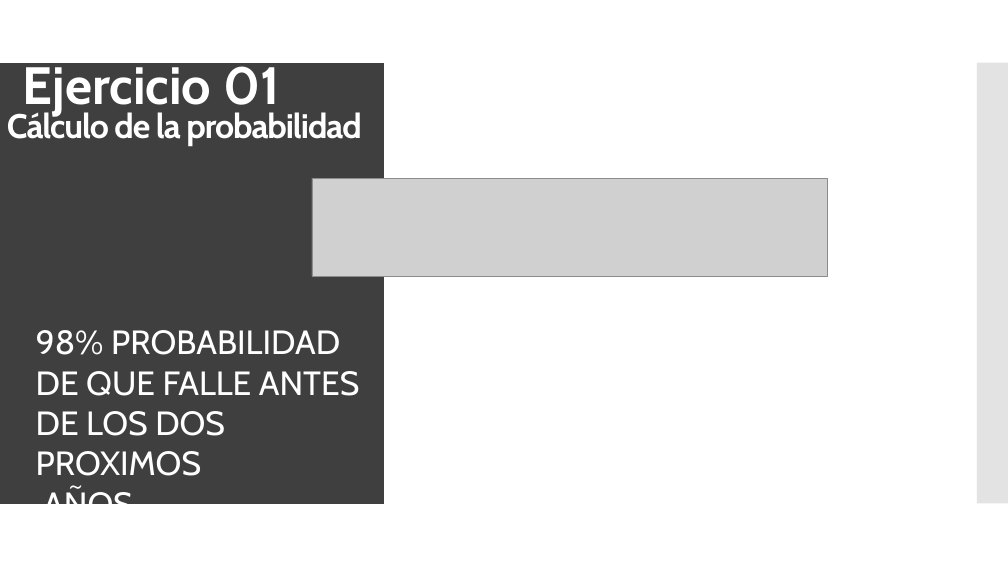
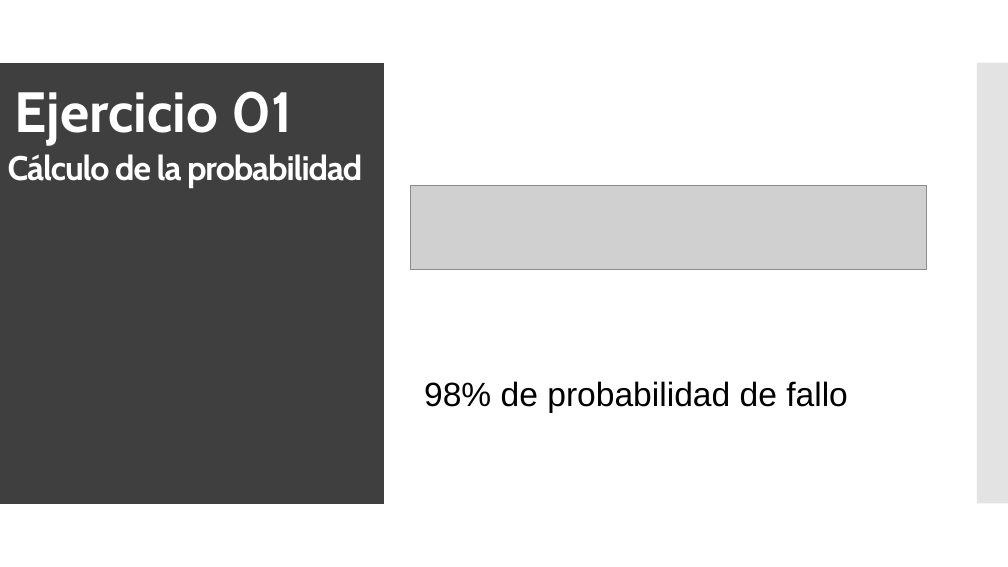
Before and after one commit to Juanfragar/Fiabilidad-y-gestion-de-riesgos, a slide deck: slide 4 of Práctica 3/PRESENTACION.pptx. Drawn at 1008x567 pixels with LibreOffice and Linux fonts; fonts in the diff are those of the drawing; grey boxes stand for pictures. Boxes give left, top, right and bottom in pixels: in the first picture for what was removed or moved away, otherwise in the second. Text is boxed around its words. In the diff, an @@ line names an element or a change of style, - is before the commit and + after.

```diff
--- a/Práctica 3/PRESENTACION.pptx
+++ b/Práctica 3/PRESENTACION.pptx
@@ title "Cálculo de la probabilidad": place and size @@
-title "Cálculo de la probabilidad" at [7, 110, 361, 146]
+title "Cálculo de la probabilidad" at [8, 154, 362, 188]
@@ text "Ejercicio 01": place and size @@
-text "Ejercicio 01" at [23, 59, 279, 115]
+text "Ejercicio 01" at [15, 91, 292, 145]
@@ text "Ejercicio 01" at [15, 91, 292, 145]: size 50 to 54 pt @@
@@ picture: place and size @@
-picture at [312, 178, 828, 277]
+picture at [411, 185, 926, 269]
@@ text at [424, 381, 848, 413]: text changed; font Cabin to Arial; text colour #FFFFFF to #000000 @@
-98% PROBABILIDAD
-DE QUE FALLE ANTES
-DE LOS DOS PROXIMOS
-AÑOS
+98% de probabilidad de fallo
```
Also in this commit, not shown: 13 other slides changed, 2 other files.
